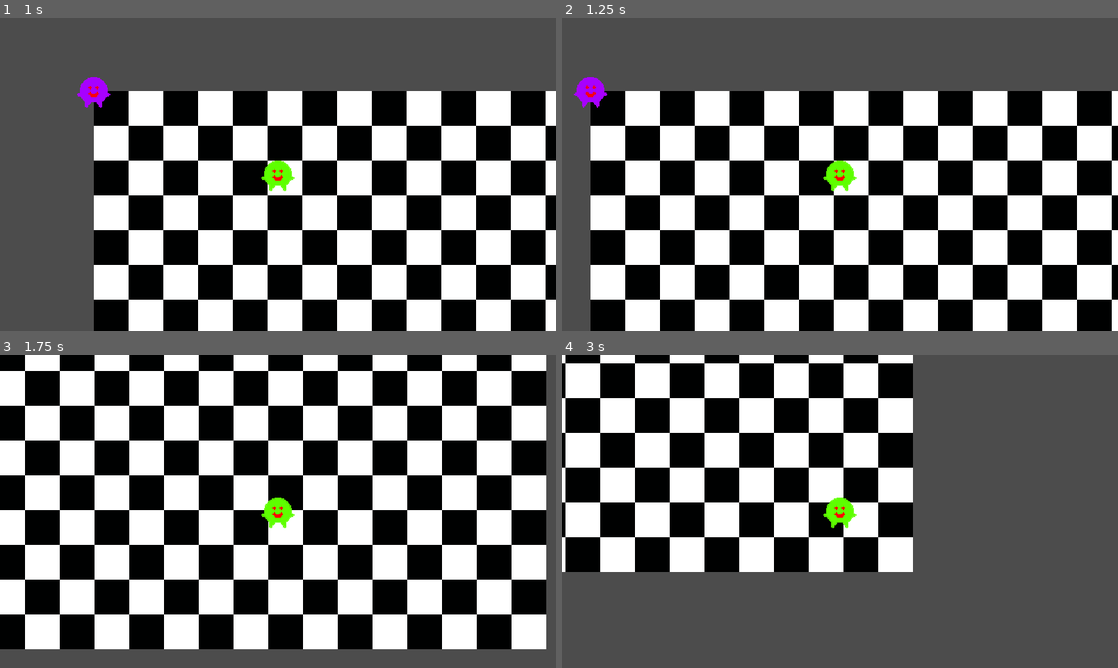
Above: before the commit, frames 1-4 (two rows, left to right).
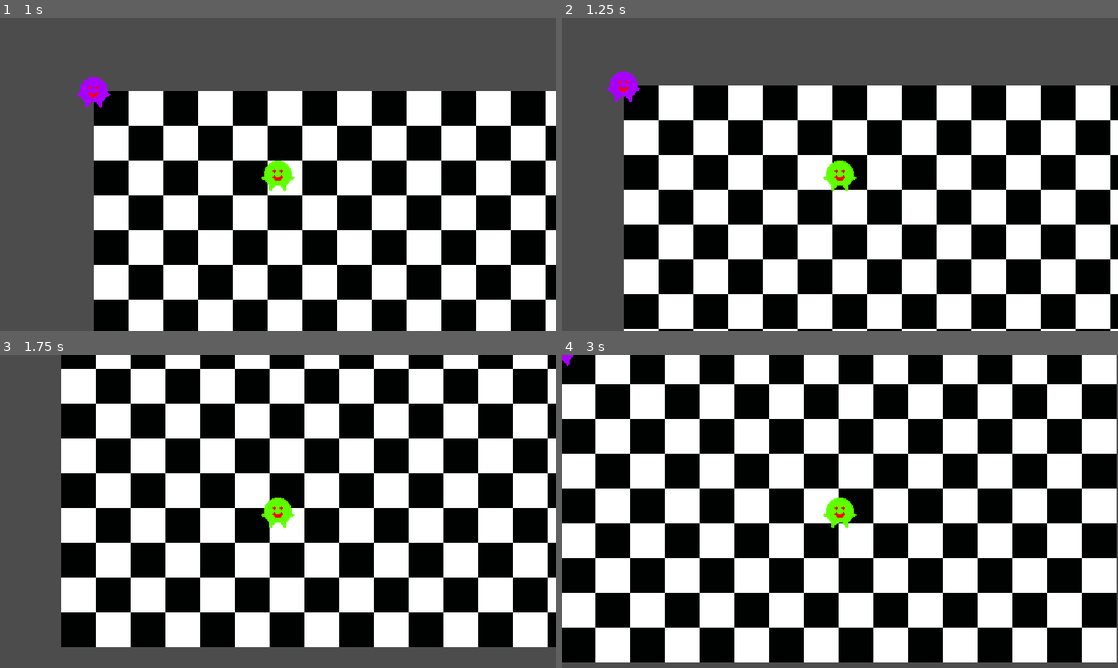
Above: after the commit, the same moments.

Repository: dazzlemon/bizzare
Game: Godot game, scene res://levels/Level.tscn
The game is run twice, just before and just after one commit, with the same random seed, the same clock (stepped at 60 frames per second) and the same inputs.
Inputs (mouse positions are in pixels of both pictures, inside the frame that each line leads up to):
- Up to frame 1 (1 s): tap Enter at 0.5 s; move the mouse to (400, 158) at 0.52 s; hold Right (ui_right) from 0.53 s (still down); click (400, 158) at 0.6 s
- Up to frame 2 (1.25 s): keep holding Right (ui_right)
- Up to frame 3 (1.75 s): move the mouse to (166, 527) at 1.27 s; release Right (ui_right) at 1.28 s; hold Down (ui_down) from 1.28 s (still down); click (166, 527) at 1.35 s
- Up to frame 4 (3 s): move the mouse to (895, 442) at 2.02 s; release Down (ui_down) at 2.03 s; hold Right (ui_right) 2.03-2.78 s; click (895, 442) at 2.1 s; move the mouse to (812, 574) at 2.77 s; hold Up (ui_up) from 2.78 s (still down); click (812, 574) at 2.85 s

Frame 1 is identical in both runs. In frame 2, 62% of the frame differs, in the area x 2-100%, y 17-100%; in frame 3, 20%; in frame 4, 78%, in the area x 0-100%, y 0-99%.

Commit message:
merging

Diff:
--- a/production/bizzare_proj/player/player.gd
+++ b/production/bizzare_proj/player/player.gd
@@ -28,4 +28,4 @@
 	velocity = move_and_slide(velocity)
 	if Input.is_action_just_pressed("attack"):
 		print("-5hp")
-		get_node("CollisionShape2D").disabled= true
+		get_node("CollisionShape2D").disabled= false
